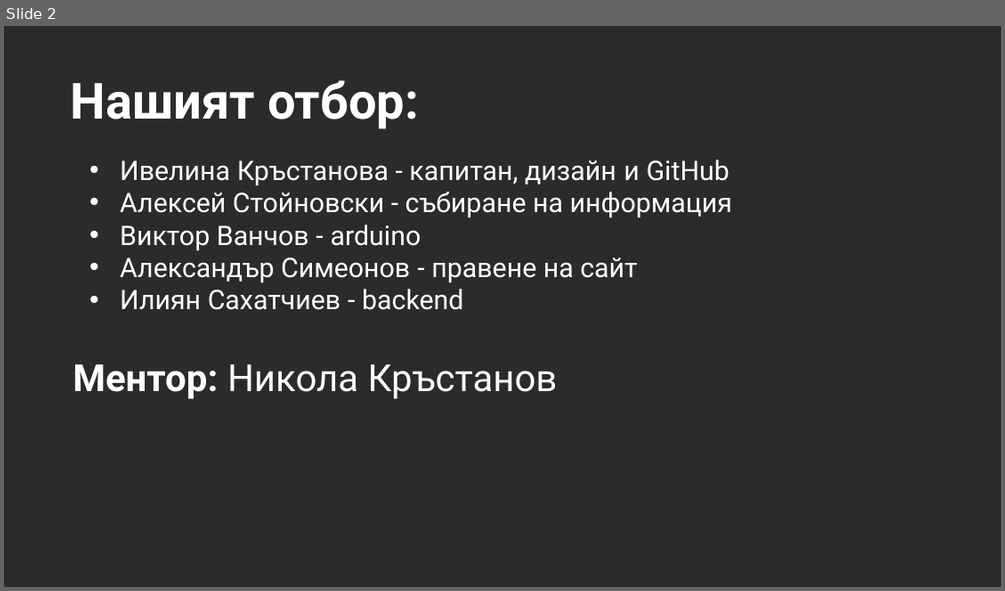
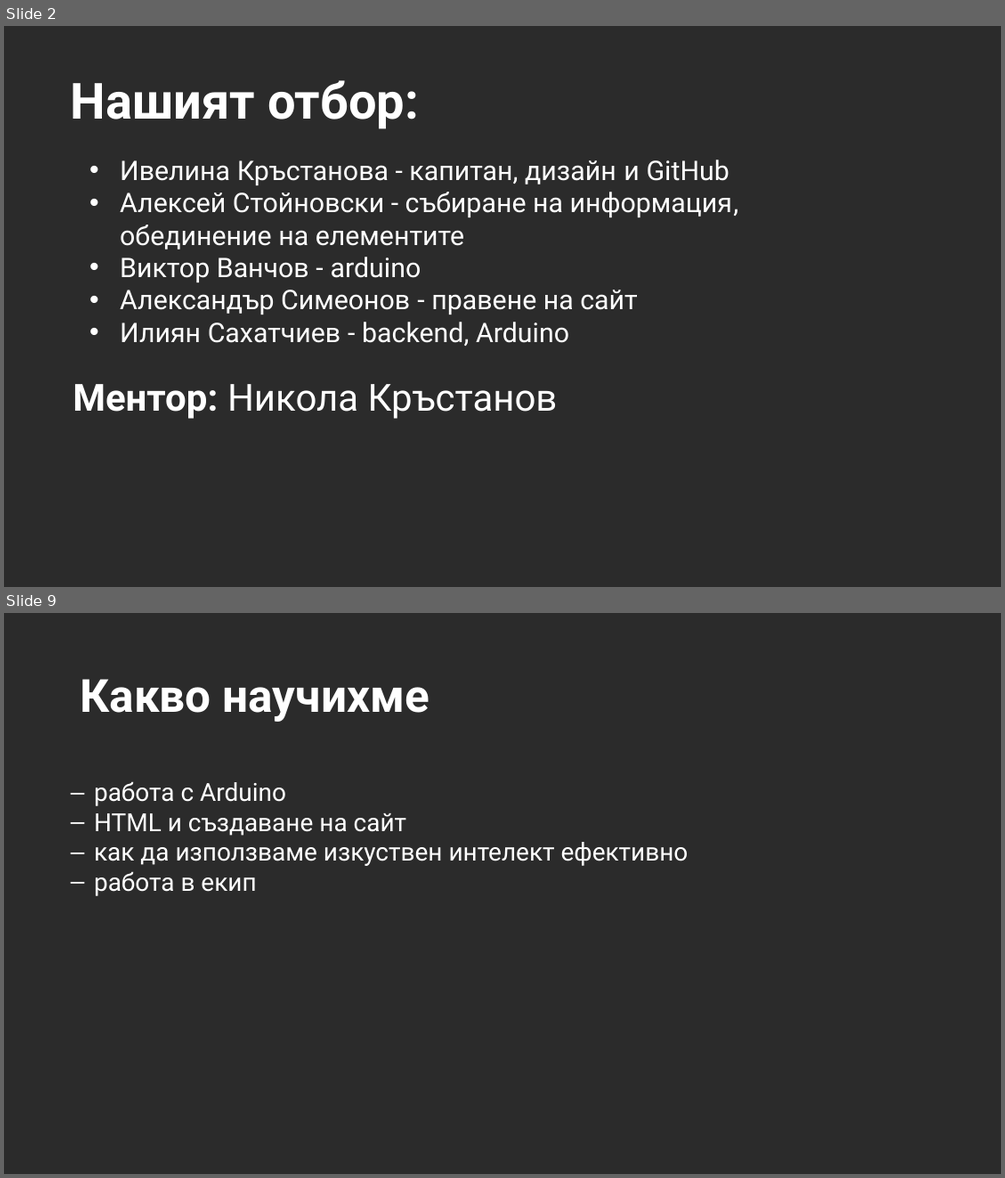
Before and after one commit to VicRattlehead502/Medicine-Man, a slide deck: Prezentaciq.pptx. Shown one above the other, each under a label of ours: slide 2 before the commit, slides 2 and 9 after it; the slides between them are not shown. The pictures are 1005x591 and 1005x1178 pixels, drawn with LibreOffice and Linux fonts; fonts in the diff are those of the drawing; background and template pictures are left out; a plain dark background stands for a picture behind light text. Boxes give left, top, right and bottom in pixels: in the first picture for what was removed or moved away, otherwise in the second. Text is boxed around its words. In the diff, an @@ line names an element or a change of style, - is before the commit and + after.

```diff
--- a/Prezentaciq.pptx
+++ b/Prezentaciq.pptx
@@ slide 9 added at box(4, 613, 1001, 1174), background picture (left out) @@
@@ title added at box(80, 679, 429, 722), 44 pt, text #FFFFFF, bold @@
+Какво научихме
@@ text added at box(94, 781, 688, 896), 24 pt, text #FFFFFF @@
+– работа с Arduino
+– HTML и създаване на сайт
+– как да използваме изкуствен интелект ефективно
+– работа в екип
@@ slide 2 changed as well @@
@@ text at box(120, 192, 739, 249): text changed @@
-• Алексей Стойновски - събиране на информация
+• Алексей Стойновски - събиране на информация, обединение на елементите
@@ text at box(120, 321, 569, 346): text changed @@
-• Илиян Сахатчиев - backend
+• Илиян Сахатчиев - backend, Arduino
@@ text "Ментор: Никола Кръстанов": place and size @@
-text "Ментор: Никола Кръстанов" at box(73, 364, 558, 399)
+text "Ментор: Никола Кръстанов" at box(73, 384, 558, 418)
```
Also in this commit, not shown: 1 other slide changed, 7 other slides added, 1 slide removed, 1 other file.
